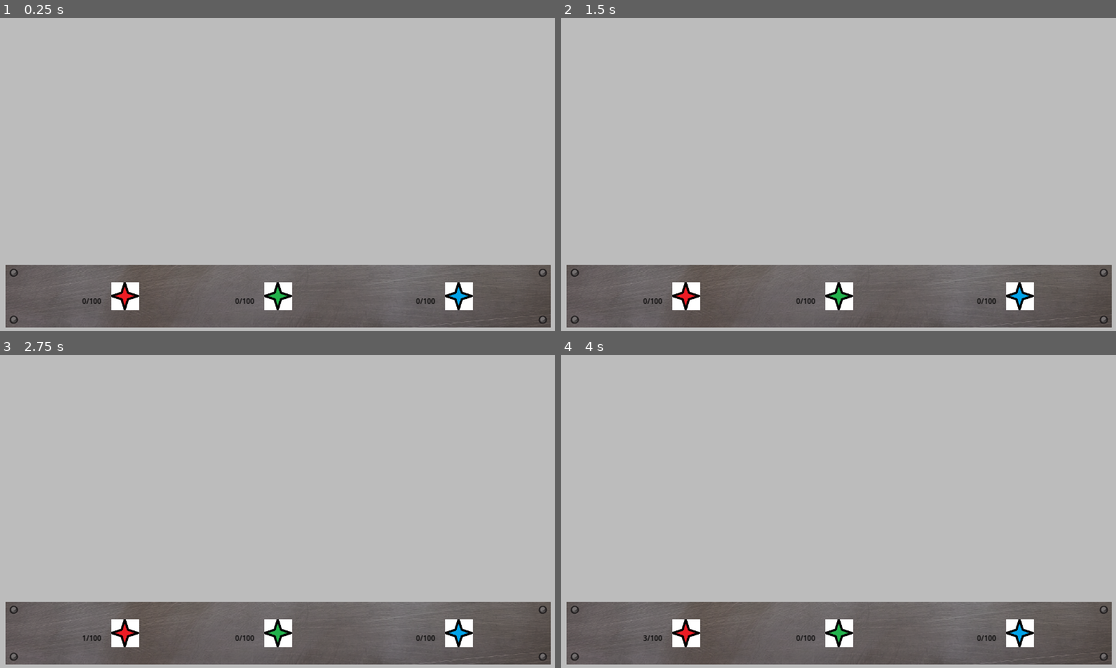
Above: before the commit, frames 1-4 (two rows, left to right).
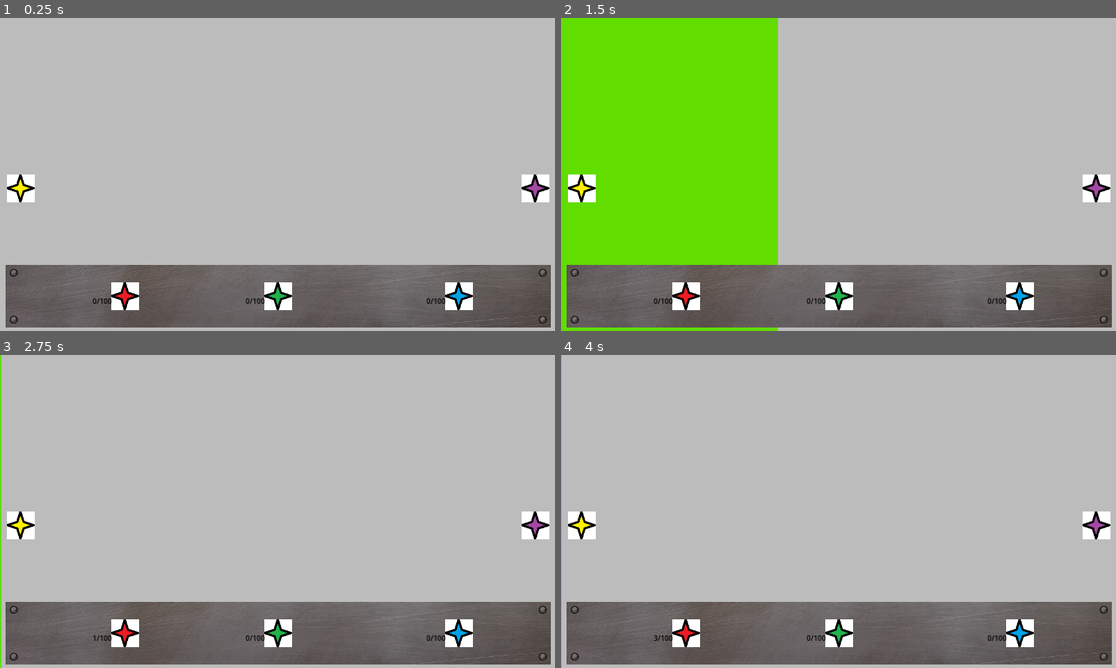
Above: after the commit, the same moments.

Repository: Piqulsky/hackathon
Game: Godot game, scene res://main_scene.tscn
Same seed, same stepped clock (60 frames per second), same inputs: the game is played once before the commit and once after it. This scene is started directly instead of the project's main scene.
Inputs (mouse positions are in pixels of both pictures, inside the frame that each line leads up to):
- Up to frame 1 (0.25 s): no input
- Up to frame 2 (1.5 s): click (583, 187) at 0.52 s; click (1093, 187) at 1.27 s
- Up to frame 3 (2.75 s): click "0/100" at 2 s
- Up to frame 4 (4 s): click "1/100" at 2.75 s; click "2/100" at 3.5 s

The runs differ from the first frame. In frame 1, 1.1% of the frame differs, in the area x 1-99%, y 50-92%; in frame 2, 32%, in the area x 0-99%, y 0-100%; in frame 3, 1.3%; in frame 4, 1.2%.

Commit message:
Movable panels

Diff:
--- a/GUI/main_clickers.tscn
+++ b/GUI/main_clickers.tscn
@@ -43,6 +43,7 @@
 offset_bottom = 128.0
 grow_horizontal = 2
 grow_vertical = 2
+pivot_offset = Vector2(32, 32)
 texture_normal = ExtResource("1_fod3n")
 script = ExtResource("3_vbfhy")
 
@@ -54,10 +55,11 @@
 anchor_right = 1.0
 anchor_bottom = 0.5
 offset_left = -160.0
-offset_right = -88.0
-offset_bottom = 26.0
+offset_right = -64.0
+offset_bottom = 32.0
 grow_horizontal = 0
 grow_vertical = 2
+pivot_offset = Vector2(96, 0)
 text = "0/100"
 label_settings = SubResource("LabelSettings_r8j10")
 horizontal_alignment = 2
@@ -75,6 +77,7 @@
 offset_bottom = 128.0
 grow_horizontal = 2
 grow_vertical = 2
+pivot_offset = Vector2(32, 32)
 texture_normal = ExtResource("2_o5orp")
 script = ExtResource("5_ceo82")
 
@@ -86,10 +89,11 @@
 anchor_right = 1.0
 anchor_bottom = 0.5
 offset_left = -160.0
-offset_right = -88.0
-offset_bottom = 26.0
+offset_right = -64.0
+offset_bottom = 32.0
 grow_horizontal = 0
 grow_vertical = 2
+pivot_offset = Vector2(96, 0)
 text = "0/100"
 label_settings = SubResource("LabelSettings_r8j10")
 horizontal_alignment = 2
@@ -107,6 +111,7 @@
 offset_bottom = 128.0
 grow_horizontal = 2
 grow_vertical = 2
+pivot_offset = Vector2(32, 32)
 texture_normal = ExtResource("3_tvfke")
 script = ExtResource("7_otopk")
 
@@ -118,10 +123,11 @@
 anchor_right = 1.0
 anchor_bottom = 0.5
 offset_left = -160.0
-offset_right = -88.0
-offset_bottom = 26.0
+offset_right = -64.0
+offset_bottom = 32.0
 grow_horizontal = 0
 grow_vertical = 2
+pivot_offset = Vector2(96, 0)
 text = "0/100"
 label_settings = SubResource("LabelSettings_r8j10")
 horizontal_alignment = 2
--- a/main_scene.tscn
+++ b/main_scene.tscn
@@ -1,32 +1,71 @@
-[gd_scene load_steps=7 format=3 uid="uid://bin16ivvd78ph"]
+[gd_scene load_steps=10 format=3 uid="uid://bin16ivvd78ph"]
 
+[ext_resource type="Script" path="res://panels_manager.gd" id="1_daqfh"]
 [ext_resource type="PackedScene" uid="uid://cljctta8stwik" path="res://Panels/general_panel.tscn" id="1_m6mal"]
 [ext_resource type="PackedScene" uid="uid://ocjtlcfvg40s" path="res://GUI/main_clickers.tscn" id="1_wo2dw"]
 [ext_resource type="PackedScene" uid="uid://cvgdm66px55mr" path="res://Panels/trees_panel.tscn" id="3_b0sv3"]
 [ext_resource type="PackedScene" uid="uid://dykxdwd8sv2wa" path="res://Panels/creation_panel.tscn" id="4_g8ts0"]
 [ext_resource type="PackedScene" uid="uid://dag0y1sdg6m76" path="res://Panels/people_panel.tscn" id="5_ctdjd"]
 [ext_resource type="PackedScene" uid="uid://pjcbs2uotd2y" path="res://Panels/saving_panel.tscn" id="6_81lbp"]
+[ext_resource type="Texture2D" uid="uid://diwhctx81rgik" path="res://TMPTextures/3.png" id="7_jeuba"]
+[ext_resource type="Texture2D" uid="uid://bfgtcq67jpe28" path="res://TMPTextures/9.png" id="8_yii3k"]
 
 [node name="MainScene" type="Node2D"]
 
-[node name="GeneralPanel" parent="." instance=ExtResource("1_m6mal")]
+[node name="Panels" type="Node2D" parent="."]
+script = ExtResource("1_daqfh")
 
-[node name="TreesPanel" parent="." instance=ExtResource("3_b0sv3")]
+[node name="GeneralPanel" parent="Panels" instance=ExtResource("1_m6mal")]
+
+[node name="TreesPanel" parent="Panels" instance=ExtResource("3_b0sv3")]
 position = Vector2(-1280, 0)
 
-[node name="CreationPanel" parent="." instance=ExtResource("4_g8ts0")]
+[node name="CreationPanel" parent="Panels" instance=ExtResource("4_g8ts0")]
 position = Vector2(1280, 0)
 
-[node name="PeoplePanel" parent="." instance=ExtResource("5_ctdjd")]
+[node name="PeoplePanel" parent="Panels" instance=ExtResource("5_ctdjd")]
 position = Vector2(-2560, 0)
 
-[node name="SavingPanel" parent="." instance=ExtResource("6_81lbp")]
+[node name="SavingPanel" parent="Panels" instance=ExtResource("6_81lbp")]
 position = Vector2(2560, 0)
 
 [node name="MainClickers" parent="." instance=ExtResource("1_wo2dw")]
 
-[node name="Control" type="Control" parent="."]
+[node name="ArrowsButtons" type="Control" parent="."]
 layout_mode = 3
 anchors_preset = 0
-offset_right = 40.0
-offset_bottom = 40.0
+offset_top = 360.0
+offset_right = 1280.0
+offset_bottom = 424.0
+
+[node name="LeftArrow" type="TextureButton" parent="ArrowsButtons"]
+layout_mode = 1
+anchors_preset = 4
+anchor_top = 0.5
+anchor_bottom = 0.5
+offset_left = 16.0
+offset_top = -32.0
+offset_right = 80.0
+offset_bottom = 32.0
+grow_vertical = 2
+pivot_offset = Vector2(0, 32)
+texture_normal = ExtResource("7_jeuba")
+
+[node name="RightArrow" type="TextureButton" parent="ArrowsButtons"]
+layout_mode = 1
+anchors_preset = 6
+anchor_left = 1.0
+anchor_top = 0.5
+anchor_right = 1.0
+anchor_bottom = 0.5
+offset_left = -80.0
+offset_top = -32.0
+offset_right = -16.0
+offset_bottom = 32.0
+grow_horizontal = 0
+grow_vertical = 2
+pivot_offset = Vector2(64, 32)
+texture_normal = ExtResource("8_yii3k")
+
+[connection signal="button_down" from="ArrowsButtons/LeftArrow" to="Panels" method="_on_left_arrow_button_down"]
+[connection signal="button_down" from="ArrowsButtons/RightArrow" to="Panels" method="_on_right_arrow_button_down"]
--- /dev/null
+++ b/panels_manager.gd
@@ -0,0 +1,26 @@
+extends Node2D
+
+var target :Vector2
+
+# Called when the node enters the scene tree for the first time.
+func _ready():
+	target = position
+
+
+# Called every frame. 'delta' is the elapsed time since the previous frame.
+func _process(delta):
+	pass
+
+func _physics_process(delta):
+	if position <= (target - Vector2(1, 0)) or position >= (target + Vector2(1, 0)):
+		position = position.lerp(target, delta*4)
+
+
+func _on_left_arrow_button_down():
+	if position < Vector2(1280, 0):
+		target = target + Vector2(1280, 0)
+
+
+func _on_right_arrow_button_down():
+	if position > Vector2(-1280, 0):
+		target = target - Vector2(1280, 0)
